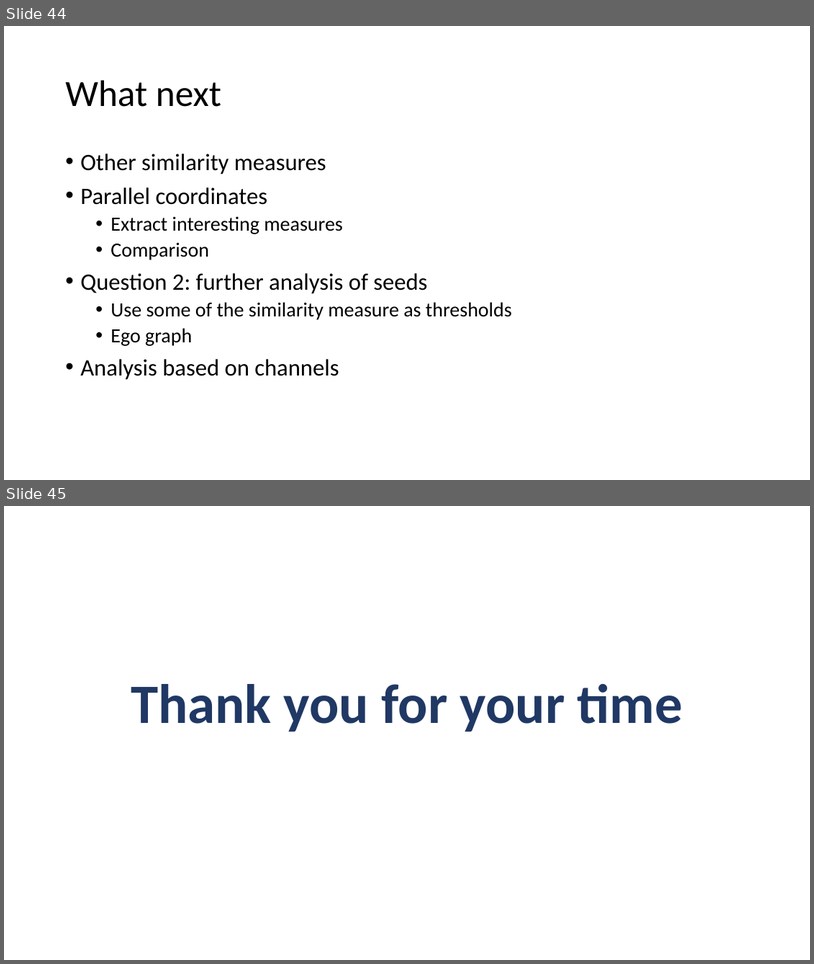
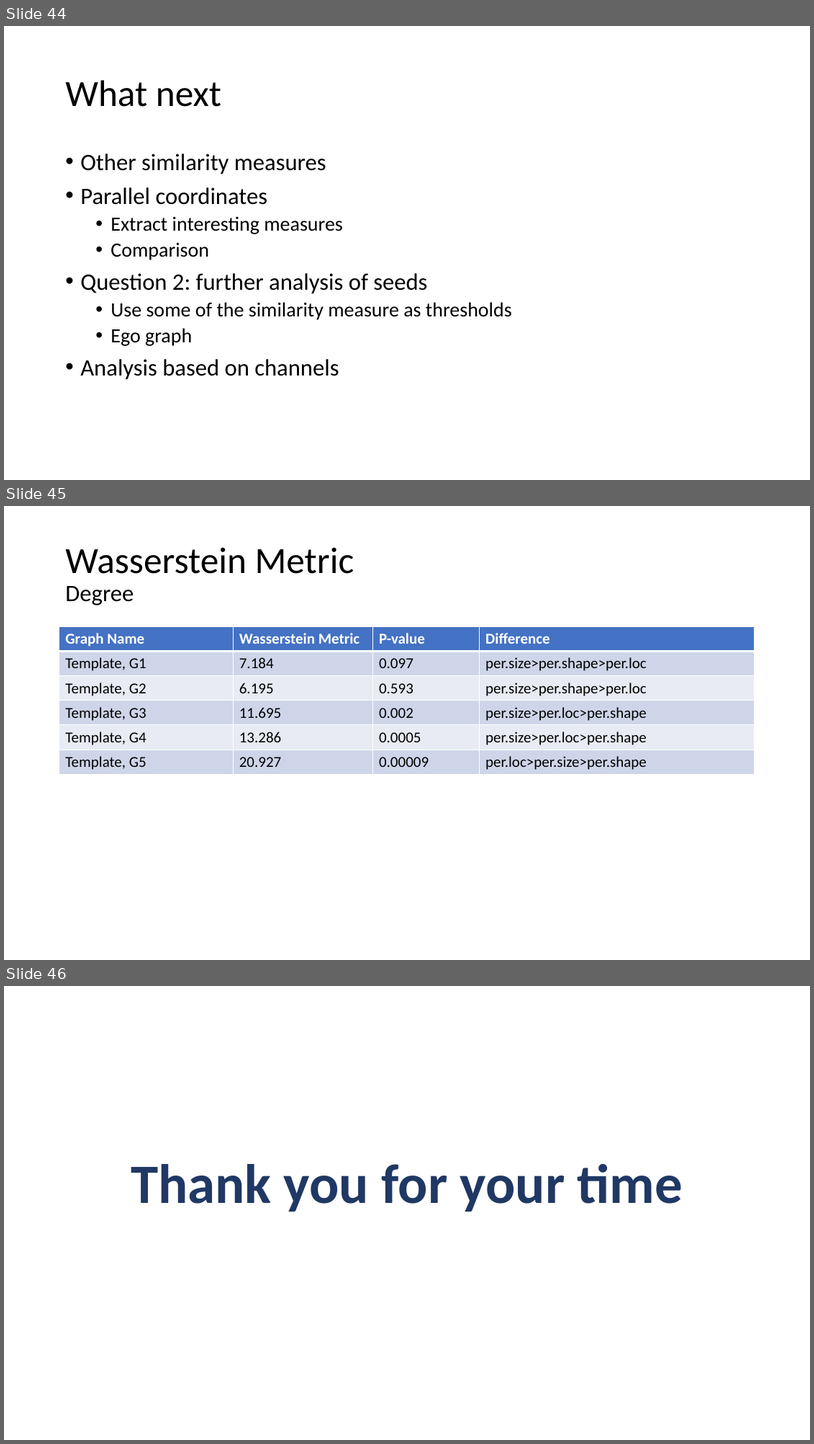
Before and after one commit to AtrayeeNeog/Visualization_2019-20, a slide deck: Documentation/Presentation/Project_Presentation_v2.pptx. Shown one above the other, each under a label of ours: slides 44 and 45 before the commit, slides 44, 45 and 46 after it. The pictures are 814x964 and 814x1444 pixels, drawn with LibreOffice and Linux fonts; fonts in the diff are those of the drawing. Boxes give left, top, right and bottom in pixels: in the first picture for what was removed or moved away, otherwise in the second. Text is boxed around its words. In the diff, an @@ line names an element or a change of style, - is before the commit and + after.

Commit message:
Wasserstein Testing

```diff
--- a/Documentation/Presentation/Project_Presentation_v2.pptx
+++ b/Documentation/Presentation/Project_Presentation_v2.pptx
@@ slide 45 added at [4,506,810,960], background #FFFFFF @@
@@ title added at [65,547,355,605], 44 pt, text #000000 @@
+Wasserstein Metric
+Degree
@@ table added at [59,627,756,774], 6 rows, 4 columns @@
+Graph Name | Wasserstein Metric | P-value | Difference
+Template, G1 | 7.184 | 0.097 | per.size>per.shape>per.loc
+Template, G2 | 6.195 | 0.593 | per.size>per.shape>per.loc
+Template, G3 | 11.695 | 0.002 | per.size>per.loc>per.shape
+Template, G4 | 13.286 | 0.0005 | per.size>per.loc>per.shape
+Template, G5 | 20.927 | 0.00009 | per.loc>per.size>per.shape
@@ what was slide 45 is now slide 46 @@
```
Also in this commit, not shown: 1 other file.
